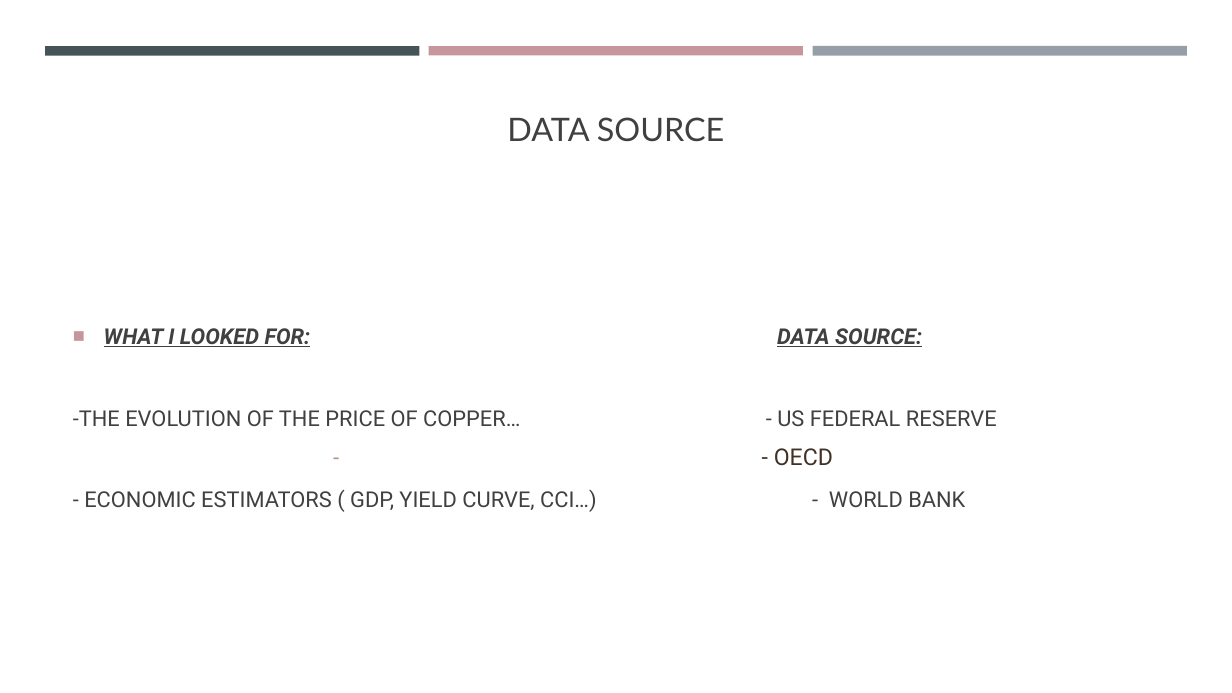
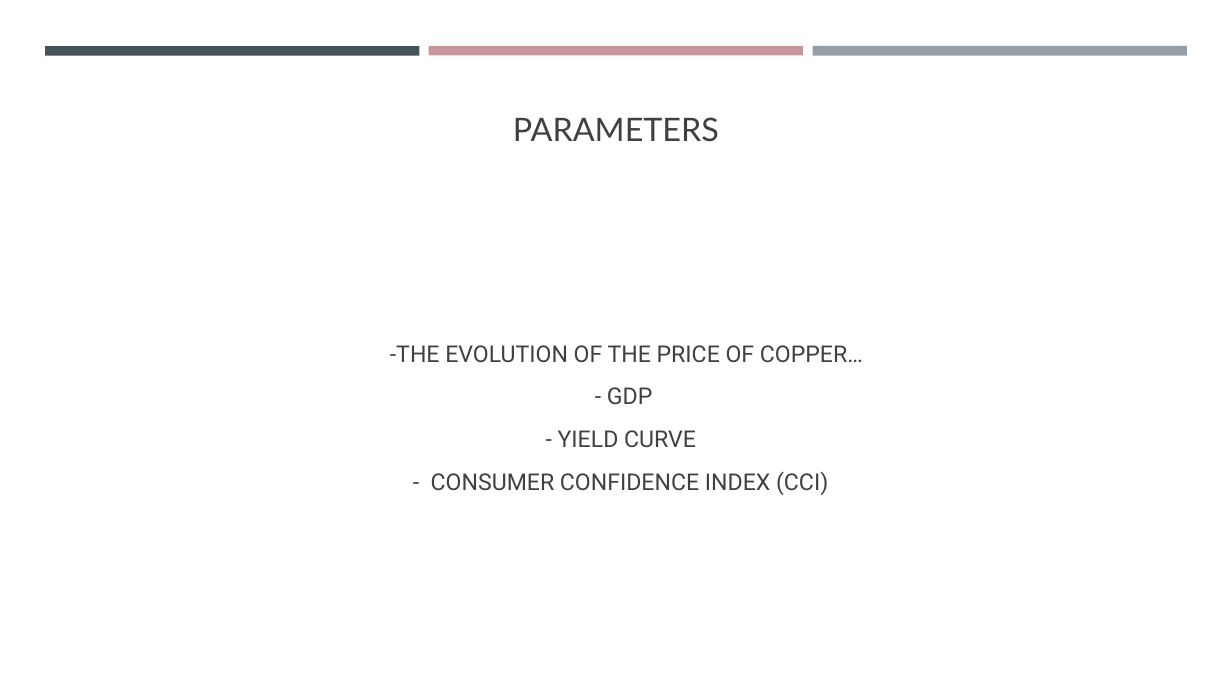
Before and after one commit to VladimirAutier/Project-Week-8-Final-Project, a slide deck: slide 3 of your-project/Final Project/Presentation & Eco insights/Copper, A New Economic Estimator ?.pptx. Drawn at 1232x693 pixels with LibreOffice and Linux fonts; fonts in the diff are those of the drawing. Boxes give left, top, right and bottom in pixels: in the first picture for what was removed or moved away, otherwise in the second. Text is boxed around its words. In the diff, an @@ line names an element or a change of style, - is before the commit and + after.

```diff
--- a/your-project/Final Project/Presentation & Eco insights/Copper, A New Economic Estimator ?.pptx
+++ b/your-project/Final Project/Presentation & Eco insights/Copper, A New Economic Estimator ?.pptx
@@ title at box(513, 117, 719, 142): text changed @@
-DATA SOURCE
+PARAMETERS
@@ text at box(390, 345, 863, 495): text changed; size 17 to 18 pt @@
-■ WHAT I LOOKED FOR: DATA SOURCE:
--THE EVOLUTION OF THE PRICE OF COPPER… - US FEDERAL RESERVE
-                – - OECD
-- ECONOMIC ESTIMATORS ( GDP, YIELD CURVE, CCI…) - WORLD BANK
+-THE EVOLUTION OF THE PRICE OF COPPER…
+- GDP
+- YIELD CURVE
+- CONSUMER CONFIDENCE INDEX (CCI)
```
Also in this commit, not shown: 1 slide added, 1 slide removed, 1 other file.
